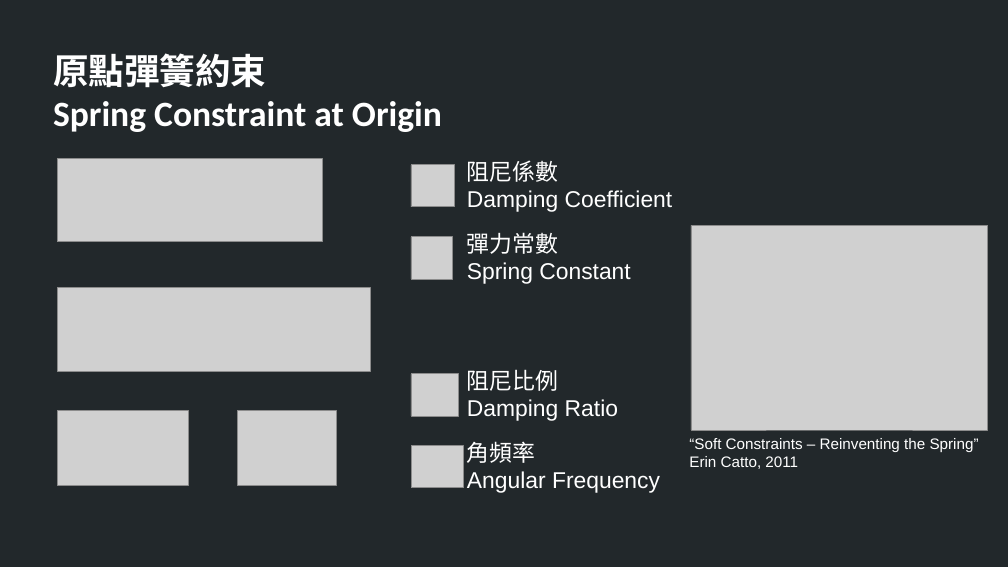
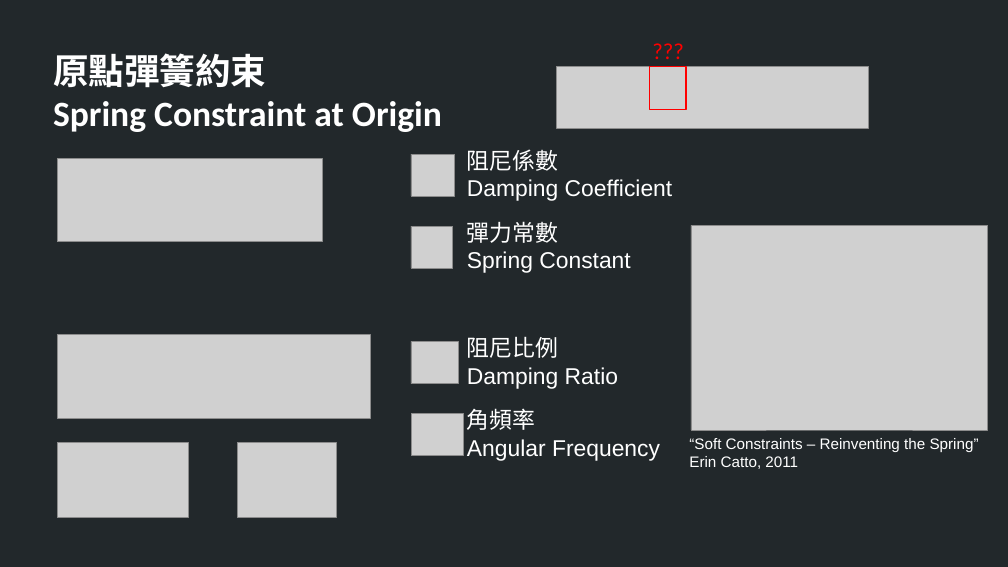
Before and after one commit to TheAllenChou/unity-physics-constraints, a slide deck: slide 4 of slides/03-soft-constraints-mandarin.odp. Drawn at 1008x567 pixels with LibreOffice and Linux fonts; fonts in the diff are those of the drawing; grey boxes stand for pictures. Boxes give left, top, right and bottom in pixels: in the first picture for what was removed or moved away, otherwise in the second. Text is boxed around its words. In the diff, an @@ line names an element or a change of style, - is before the commit and + after.

Commit message:
Slides.

```diff
--- a/slides/03-soft-constraints-mandarin.odp
+++ b/slides/03-soft-constraints-mandarin.odp
@@ text added at (643,32,693,69), 18 pt, text #FF0000 @@
+???
@@ picture added at (556,67,869,128) @@
@@ rectangle added at (649,67,686,110), outline #FF0000 0.99 pt @@
@@ 2 pictures, 2 texts: place and size @@
-2 pictures, 2 texts at (411,160,673,284)
+2 pictures, 2 texts at (411,149,673,273)
@@ text "阻尼比例": place and size @@
-text "阻尼比例" at (467,369,618,421)
+text "阻尼比例" at (467,336,618,389)
@@ picture: place and size @@
-picture at (57,288,370,371)
+picture at (57,335,370,418)
@@ picture: place and size @@
-picture at (411,374,458,416)
+picture at (411,341,458,383)
@@ picture: place and size @@
-picture at (411,446,463,488)
+picture at (411,413,463,456)
@@ text "角頻率": place and size @@
-text "角頻率" at (467,441,660,493)
+text "角頻率" at (467,408,660,461)
@@ picture: place and size @@
-picture at (57,411,188,486)
+picture at (57,443,188,518)
@@ picture: place and size @@
-picture at (237,411,336,486)
+picture at (237,443,336,518)
```
Also in this commit, not shown: 2 other slides changed.
